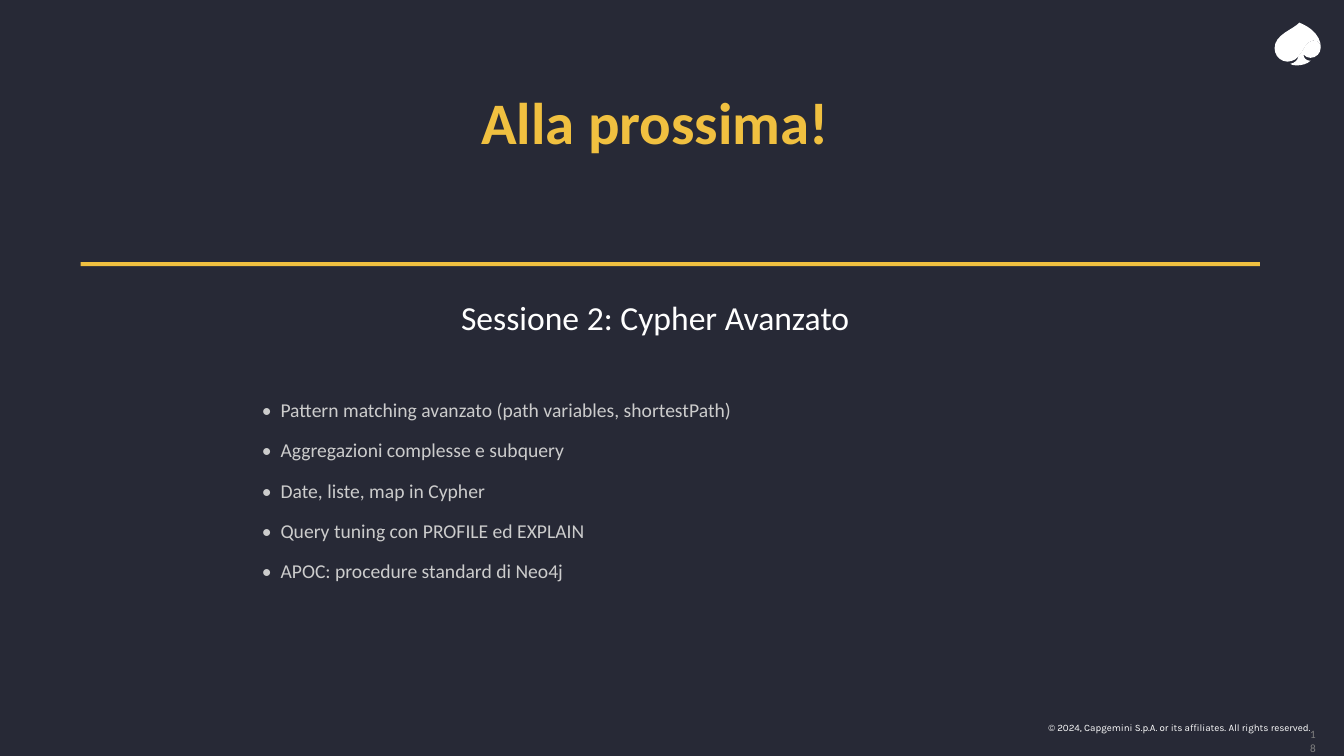
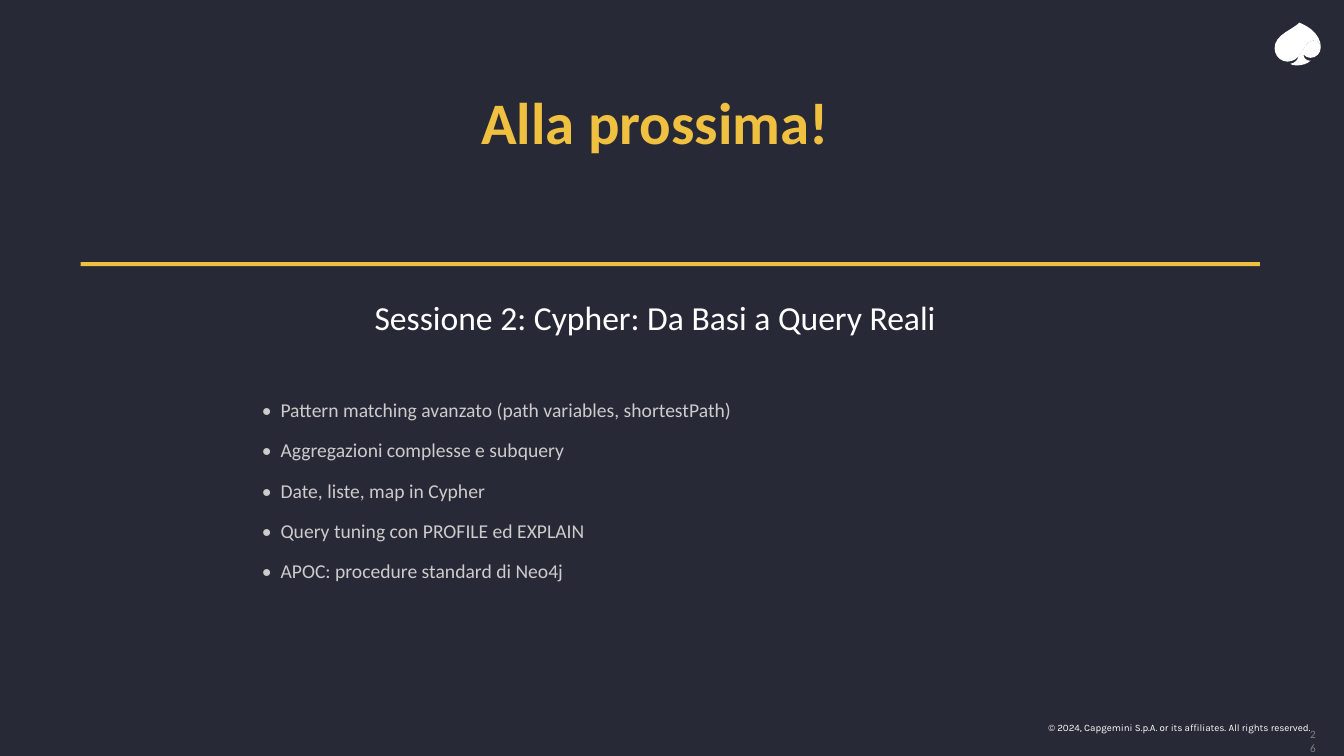
Before and after one commit to leobcc/neo4j-training-course-material, a slide deck: slide 26 of slides/session-01/session-01.pptx (slide 18 before the commit). Drawn at 1344x756 pixels with LibreOffice and Linux fonts; fonts in the diff are those of the drawing. Boxes give left, top, right and bottom in pixels: in the first picture for what was removed or moved away, otherwise in the second. Text is boxed around its words. In the diff, an @@ line names an element or a change of style, - is before the commit and + after.

Commit message:
Expand Session 1 slides to 26 slides with thorough explanations and examples

```diff
--- a/slides/session-01/session-01.pptx
+++ b/slides/session-01/session-01.pptx
@@ text at bbox=[375, 306, 936, 336]: text changed @@
-Sessione 2: Cypher Avanzato
+Sessione 2: Cypher: Da Basi a Query Reali
```
Also in this commit, not shown: 5 other slides changed, 20 slides added, 12 slides removed.
